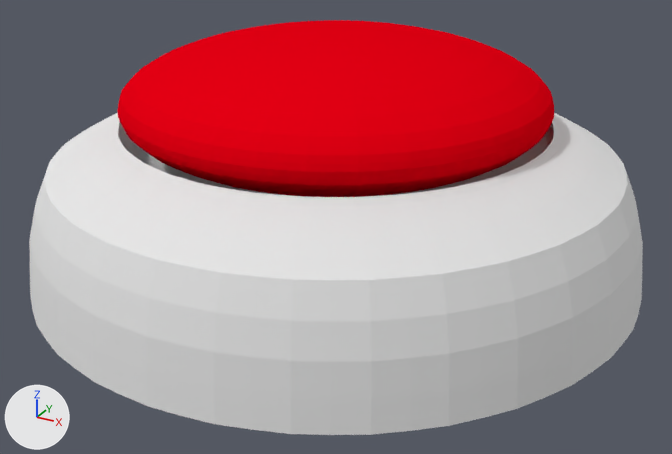
The Blender file Assets/PushableButton.blend as it was, and as the next commit left it.
Rendered twice from a 50 mm lens placed at (1.66, -3.02, 1.62), pointed at (0.04, -0.08, 0.15). The lights are fixed; the arrows at lower left show +X, +Y and +Z. Objects named as collision shapes, trigger or cutter boxes, shadow casters or lower levels of detail are left out.

In view in the first picture: 'ButtonBase', 'PushableButton'.
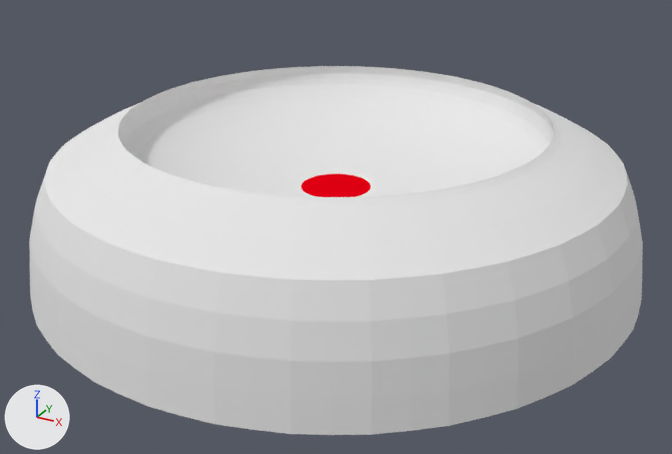
What differs and where, as boxes [x1, y1, x2, y2] in the pictures (672 x 454 px):
'PushableButton', moved: before [118, 20, 554, 197]; after [301, 174, 371, 197]

What the commit changed:
Object 'PushableButton' (ob_pushablebutton) moves from (0.0, 0.0, 0.647) to (0.0, 0.0, 0.047).
